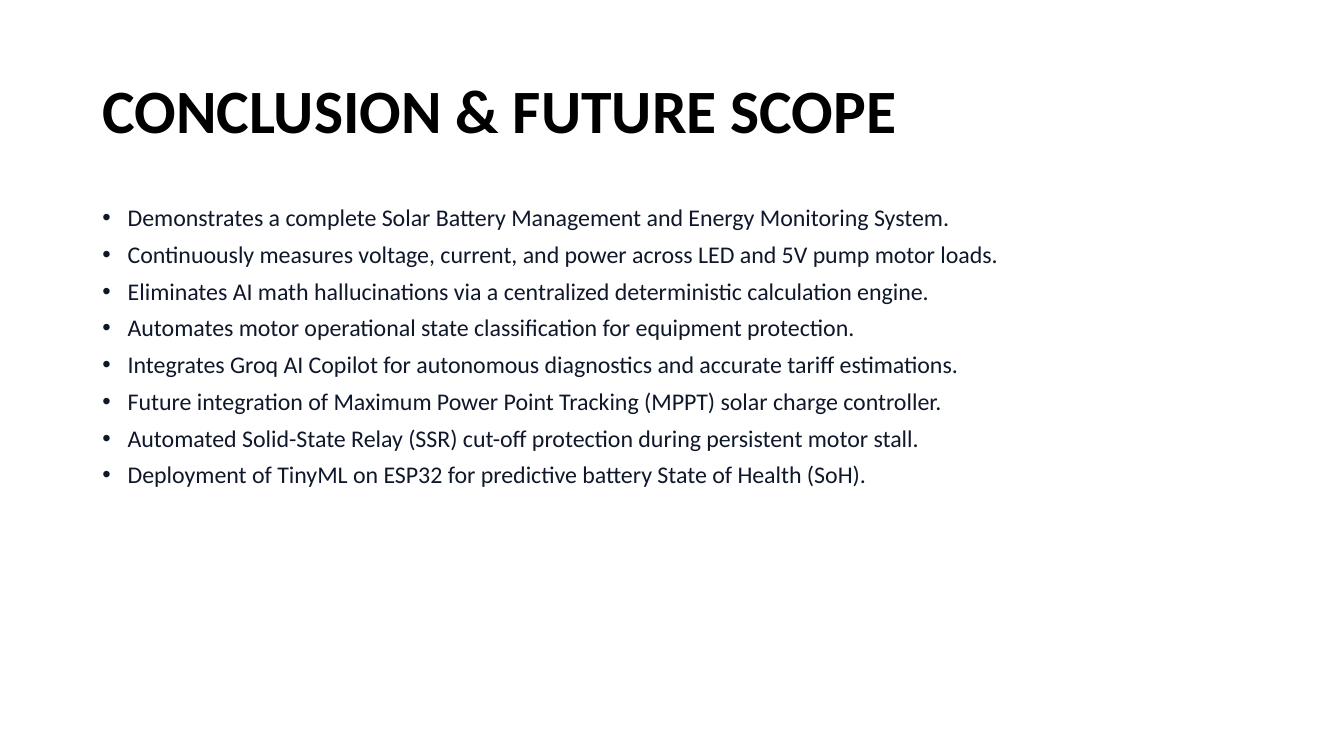
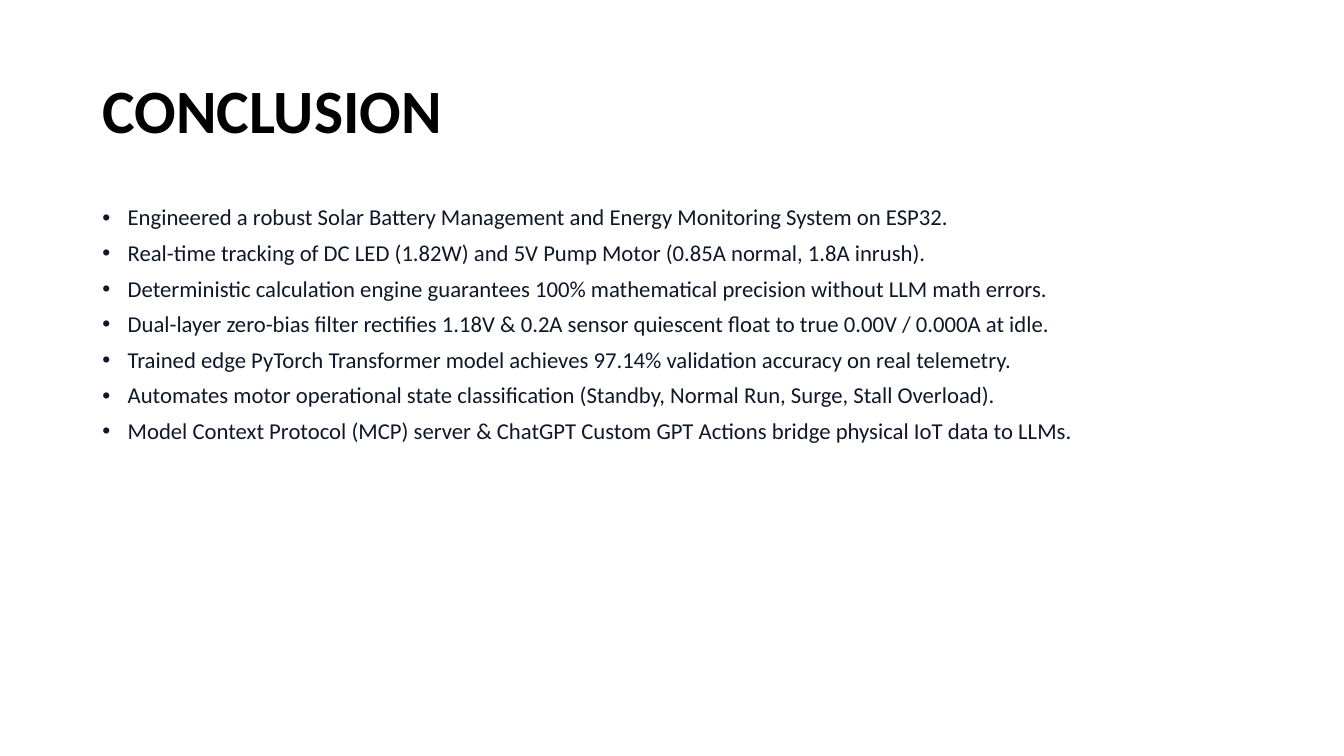
Before and after one commit to aswanayyappan/S3-SKILL-PROJECT, a slide deck: slide 7 of public/S-3_IOT_Presentation.pptx. Drawn at 1344x756 pixels with LibreOffice and Linux fonts; fonts in the diff are those of the drawing. Boxes give left, top, right and bottom in pixels: in the first picture for what was removed or moved away, otherwise in the second. Text is boxed around its words. In the diff, an @@ line names an element or a change of style, - is before the commit and + after.

Commit message:
feat: expand presentation to 10 slides with Future Scope Hybrid AI and Modular Switch System circuit schematic

```diff
--- a/public/S-3_IOT_Presentation.pptx
+++ b/public/S-3_IOT_Presentation.pptx
@@ title at <box>102,92,441,134</box>: text changed @@
-CONCLUSION & FUTURE SCOPE
+CONCLUSION
@@ text at <box>128,209,1071,443</box>: text changed; size 17.1 to 16.1 pt @@
-• Demonstrates a complete Solar Battery Management and Energy Monitoring System.
-• Continuously measures voltage, current, and power across LED and 5V pump motor loads.
-• Eliminates AI math hallucinations via a centralized deterministic calculation engine.
-• Automates motor operational state classification for equipment protection.
-• Integrates Groq AI Copilot for autonomous diagnostics and accurate tariff estimations.
-• Future integration of Maximum Power Point Tracking (MPPT) solar charge controller.
-• Automated Solid-State Relay (SSR) cut-off protection during persistent motor stall.
-• Deployment of TinyML on ESP32 for predictive battery State of Health (SoH).
+• Engineered a robust Solar Battery Management and Energy Monitoring System on ESP32.
+• Real-time tracking of DC LED (1.82W) and 5V Pump Motor (0.85A normal, 1.8A inrush).
+• Deterministic calculation engine guarantees 100% mathematical precision without LLM math errors.
+• Dual-layer zero-bias filter rectifies 1.18V & 0.2A sensor quiescent float to true 0.00V / 0.000A at idle.
+• Trained edge PyTorch Transformer model achieves 97.14% validation accuracy on real telemetry.
+• Automates motor operational state classification (Standby, Normal Run, Surge, Stall Overload).
+• Model Context Protocol (MCP) server & ChatGPT Custom GPT Actions bridge physical IoT data to LLMs.
```
Also in this commit, not shown: 4 other slides changed, 3 slides added, 1 slide removed, 12 other files.
